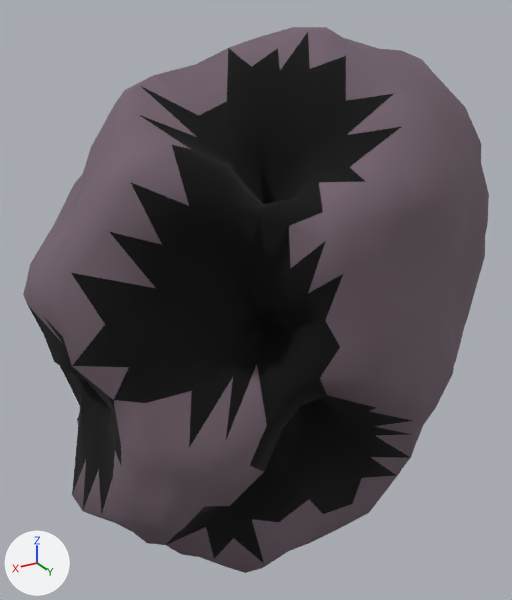
The glTF model assets/asteroids/asteroid_med_04.glb, before and after one commit.
Rendered twice from a 50 mm lens placed at (1.5, 2.34, 1.28), pointed at (0.04, -0.08, 0.07). Arrows for +X, +Y and +Z are at lower left; the lights stay in place. The picture after the commit comes second. Vertices at exactly the same position are counted once.

In view in the first picture: 'asteroid_med_04'.
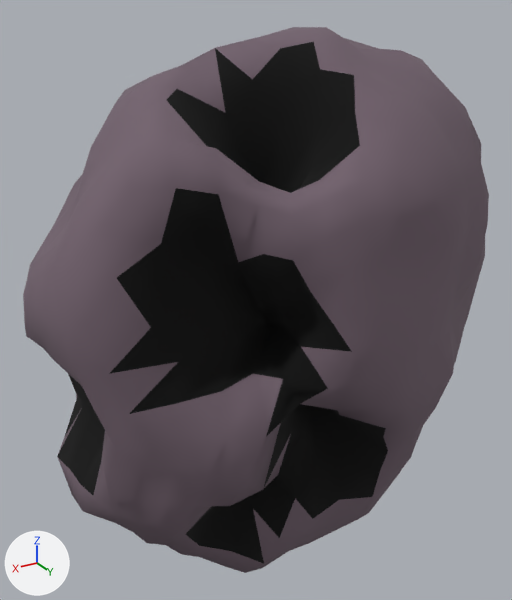
Where the change shows, as pixel boxes [x1, y1, x2, y2] in the pictures (512 x 600 px; the box of a moved part takes in the faces that stretch with it):
part 1 of me_icosphere, moved or reshaped: before [28, 30, 414, 565]; after [23, 30, 414, 565]
part 2 of me_icosphere, recoloured: [43, 32, 410, 559] in both

The change, as a list of edits to the scene's bpy script:
```text
Change me_icosphere:
    where me_icosphere.from_pydata(...)  # 642 vertices, 1280 faces; spans x -1.1..1.02, y -0.65..0.63, z -1.14..1.17
    used by ob_asteroid_med_04; location = (0.0, 0.0, 0.0)
    me_icosphere part 1: 136 of 642 vertices moved; they spanned x -0.23..0.96, y -0.34..0.57, z -0.83..1.11 and now span x -0.26..1.02, y -0.36..0.63, z -0.89..1.16; mean shift (0.02, 0.01, 0.01); largest move (0.45, 0.17, 0.81) -> (0.55, 0.2, 0.98)
    me_icosphere part 2: 93 faces spanning x -0.69..1.02, y -0.62..0.63, z -0.97..1.16 switch from mat_crater_asteroid_med_04 (black #000000) to mat_rock_asteroid_med_04 (grey #74636f)
```
